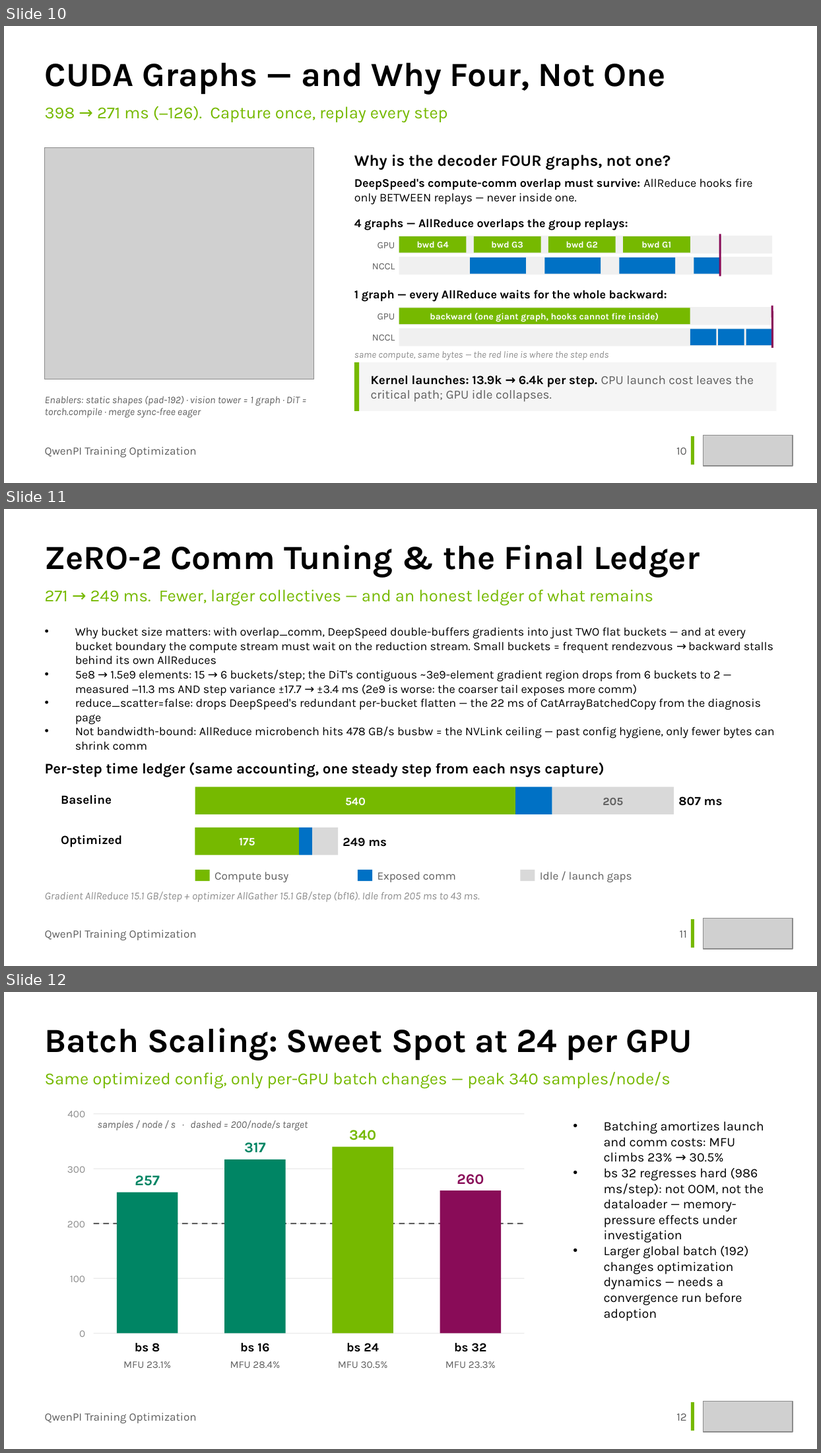
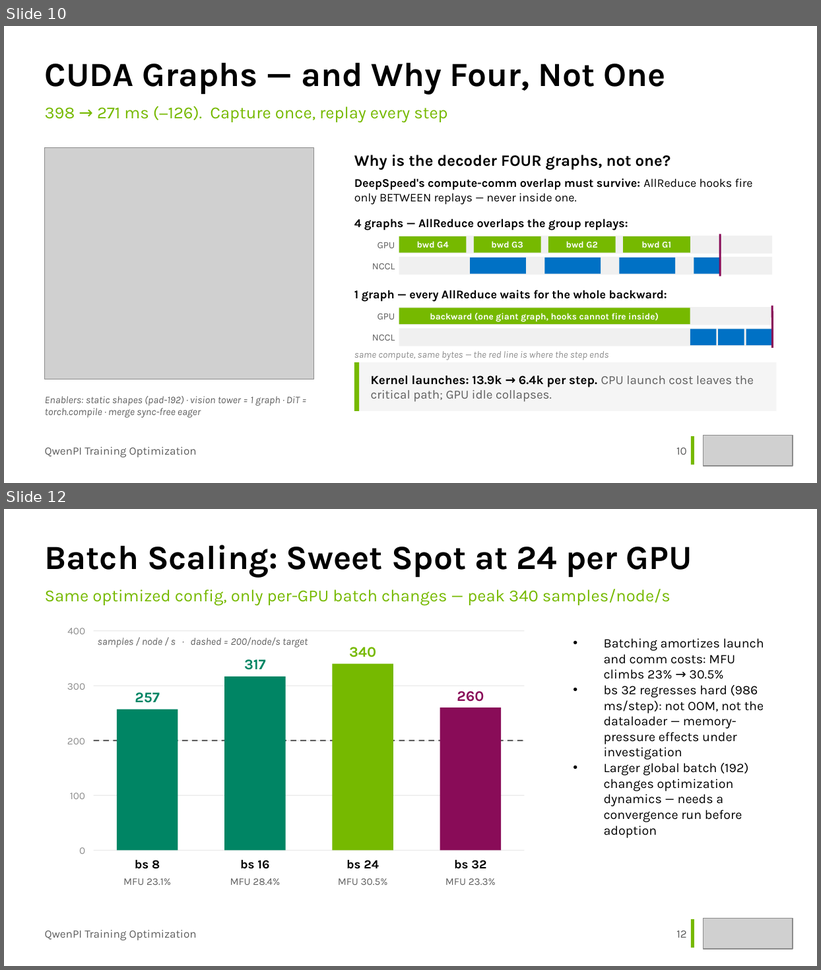
Before and after one commit to Holworth/starVLA, a slide deck: docs/slides/qwenpi-optimization.pptx. Shown one above the other, each under a label of ours: slides 10, 11 and 12 before the commit, slides 10 and 12 after it; the slides between them are not shown. The pictures are 821x1453 and 821x970 pixels, drawn with LibreOffice and Linux fonts; fonts in the diff are those of the drawing; grey boxes stand for pictures. Boxes give left, top, right and bottom in pixels: in the first picture for what was removed or moved away, otherwise in the second. Text is boxed around its words. In the diff, an @@ line names an element or a change of style, - is before the commit and + after.

Commit message:
docs(slides): two-knob comm page with real bucket A/B stall lanes; AllGather/FSDP future direction

```diff
--- a/docs/slides/qwenpi-optimization.pptx
+++ b/docs/slides/qwenpi-optimization.pptx
@@ slide 11 removed at (x1=4, y1=509, x2=817, y2=966), background #FFFFFF @@
@@ text removed at (x1=45, y1=545, x2=700, y2=578) @@
-ZeRO-2 Comm Tuning & the Final Ledger
@@ text removed at (x1=45, y1=590, x2=653, y2=605) @@
-271 → 249 ms. Fewer, larger collectives — and an honest ledger of what remains
@@ text removed at (x1=75, y1=627, x2=775, y2=751) @@
-• Why bucket size matters: with overlap_comm, DeepSpeed double-buffers gradients into just TWO flat buckets — and at every bucket boundary the compute stream must wait on the reduction stream. Small buckets = frequent rendezvous → backward stalls behind its own AllReduces
-• 5e8 → 1.5e9 elements: 15 → 6 buckets/step; the DiT's contiguous ~3e9-element gradient region drops from 6 buckets to 2 — measured −11.3 ms AND step variance ±17.7 → ±3.4 ms (2e9 is worse: the coarser tail exposes more comm)
-• reduce_scatter=false: drops DeepSpeed's redundant per-bucket flatten — the 22 ms of CatArrayBatchedCopy from the diagnosis page
-• Not bandwidth-bound: AllReduce microbench hits 478 GB/s busbw = the NVLink ceiling — past config hygiene, only fewer bytes can shrink comm
@@ text removed at (x1=45, y1=762, x2=604, y2=778) @@
-Per-step time ledger (same accounting, one steady step from each nsys capture)
@@ text removed at (x1=61, y1=795, x2=112, y2=805) @@
-Baseline
@@ rectangle removed at (x1=195, y1=787, x2=516, y2=815) @@
@@ text removed at (x1=345, y1=797, x2=366, y2=806) @@
-540
@@ rectangle removed at (x1=516, y1=787, x2=552, y2=815) @@
@@ rectangle removed at (x1=552, y1=787, x2=674, y2=815) @@
@@ text removed at (x1=603, y1=798, x2=623, y2=805) @@
-205
@@ text removed at (x1=679, y1=797, x2=723, y2=806) @@
-807 ms
@@ text removed at (x1=61, y1=835, x2=122, y2=848) @@
-Optimized
@@ rectangle removed at (x1=195, y1=828, x2=299, y2=855) @@
@@ text removed at (x1=239, y1=838, x2=255, y2=846) @@
-175
@@ rectangle removed at (x1=299, y1=828, x2=312, y2=855) @@
@@ rectangle removed at (x1=312, y1=828, x2=338, y2=855) @@
@@ text removed at (x1=343, y1=838, x2=387, y2=847) @@
-249 ms
@@ rectangle removed at (x1=195, y1=870, x2=210, y2=881) @@
@@ text removed at (x1=215, y1=872, x2=288, y2=883) @@
-Compute busy
@@ rectangle removed at (x1=358, y1=870, x2=372, y2=881) @@
@@ text removed at (x1=378, y1=872, x2=456, y2=883) @@
-Exposed comm
@@ rectangle removed at (x1=520, y1=870, x2=535, y2=881) @@
@@ text removed at (x1=540, y1=872, x2=632, y2=883) @@
-Idle / launch gaps
@@ text removed at (x1=45, y1=892, x2=480, y2=902) @@
-Gradient AllReduce 15.1 GB/step + optimizer AllGather 15.1 GB/step (bf16). Idle from 205 ms to 43 ms.
@@ rectangle removed at (x1=691, y1=920, x2=694, y2=948) @@
@@ picture removed at (x1=704, y1=919, x2=793, y2=950) @@
@@ text removed at (x1=45, y1=930, x2=197, y2=941) @@
-QwenPI Training Optimization
@@ text removed at (x1=680, y1=931, x2=687, y2=938) @@
-11
```
Also in this commit, not shown: 1 slide changed, 1 slide added, 1 other file.
